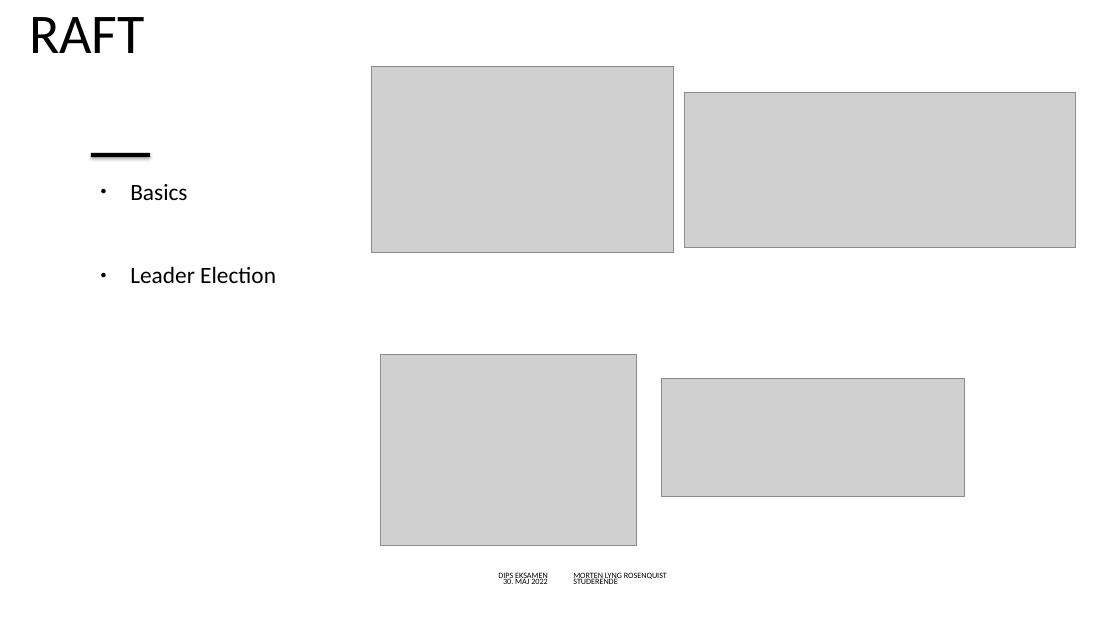
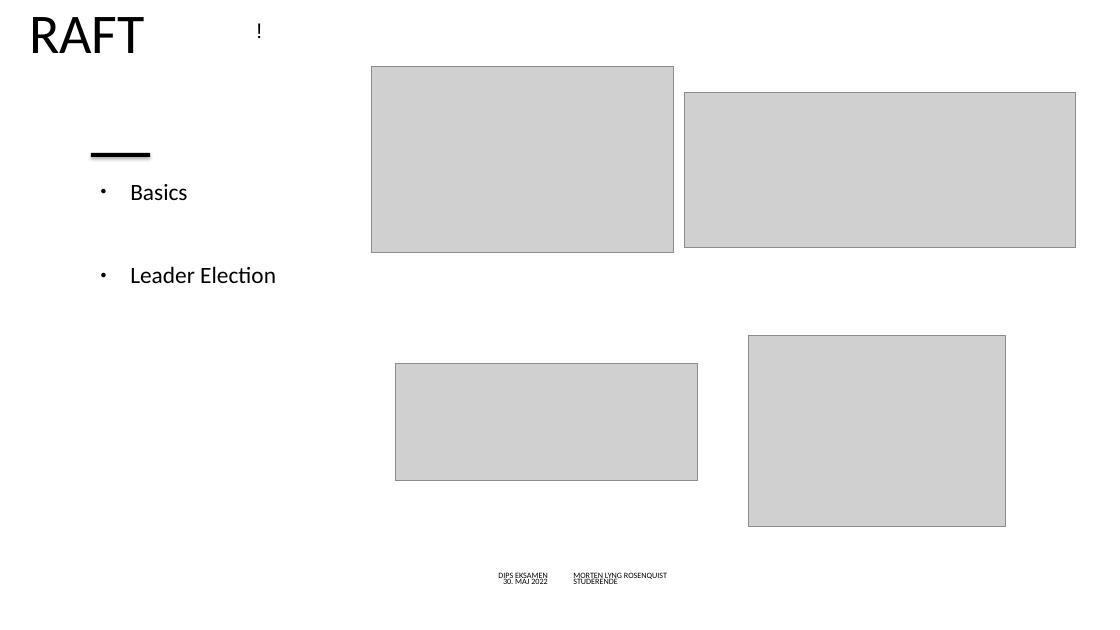
Before and after one commit to mlRosenquist/au-mlr-distributed-and-pervasive-systems, a slide deck: slide 16 of Præsentation.pptx. Drawn at 1120x630 pixels with LibreOffice and Linux fonts; fonts in the diff are those of the drawing; grey boxes stand for pictures; background and template pictures are left out. Boxes give left, top, right and bottom in pixels: in the first picture for what was removed or moved away, otherwise in the second. Text is boxed around its words. In the diff, an @@ line names an element or a change of style, - is before the commit and + after.

```diff
--- a/Præsentation.pptx
+++ b/Præsentation.pptx
@@ text added at (248,13,330,45), 18 pt, text #000000 @@
+!
@@ picture: place and size @@
-picture at (381,355,637,546)
+picture at (749,335,1005,527)
@@ picture: place and size @@
-picture at (661,379,964,496)
+picture at (395,364,697,481)
```
Also in this commit, not shown: 12 other slides changed.
